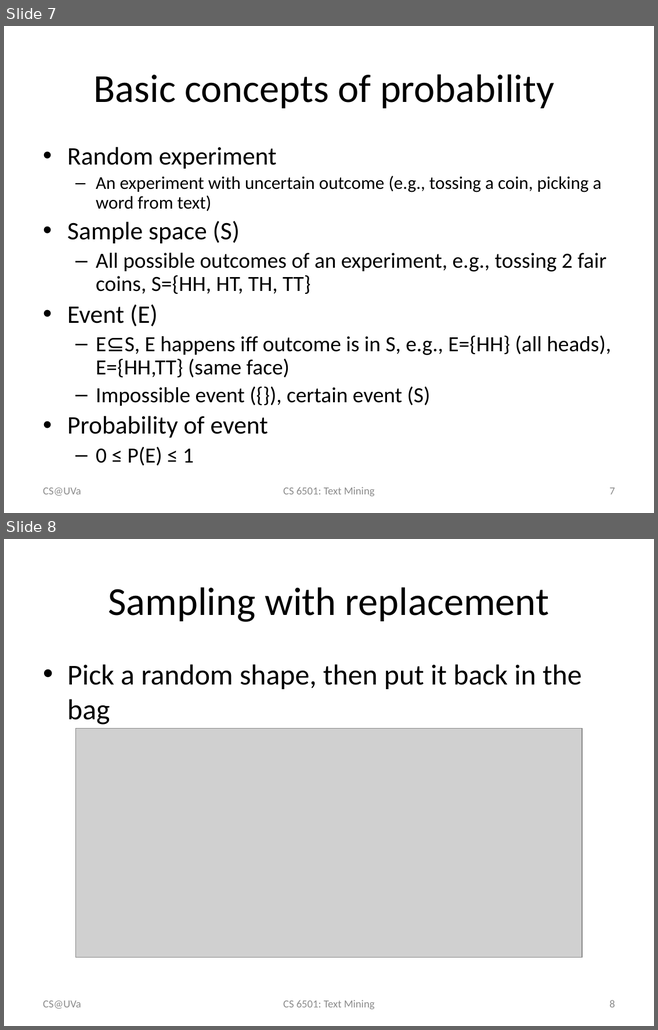
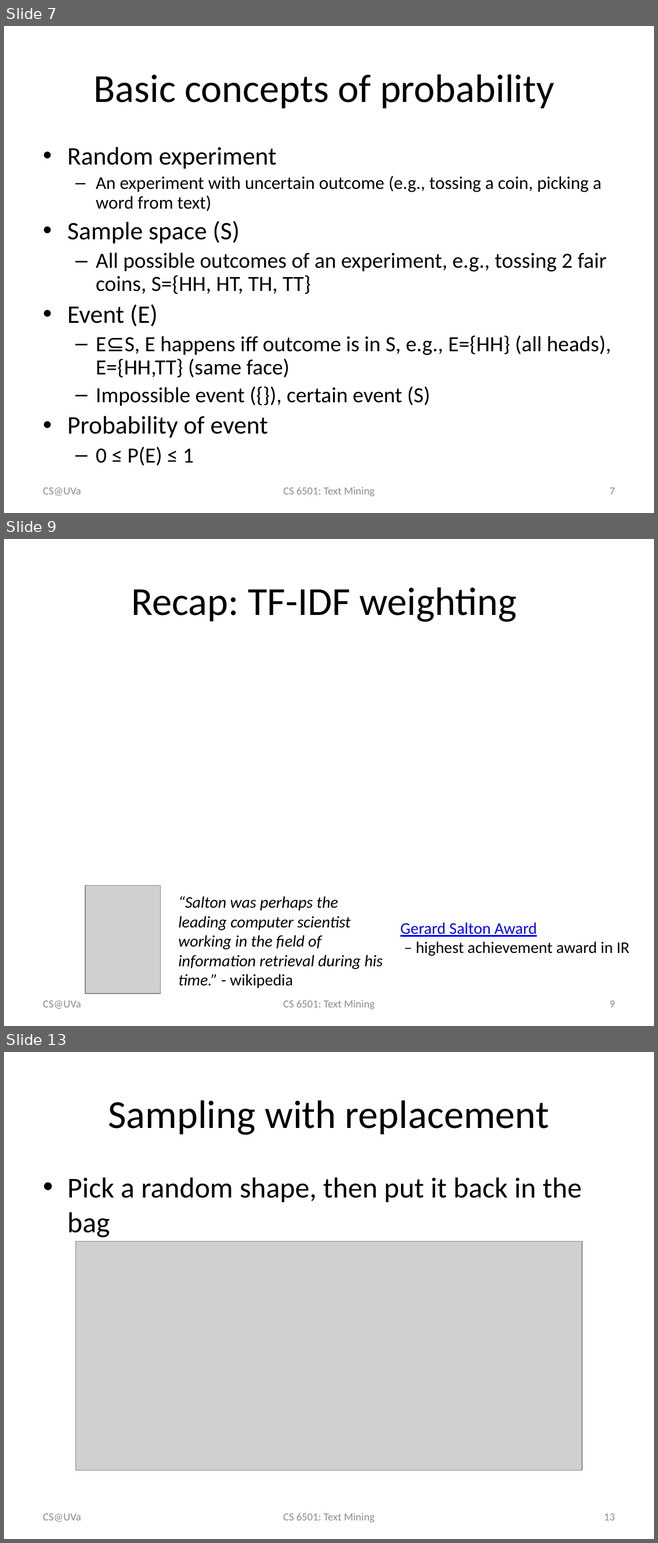
Before and after one commit to wang296/CS6501-Text-Mining, a slide deck: docs/Language Models.pptx. Shown one above the other, each under a label of ours: slides 7 and 8 before the commit, slides 7, 9 and 13 after it; the slides between them are not shown. The pictures are 658x1030 and 658x1543 pixels, drawn with LibreOffice and Linux fonts; fonts in the diff are those of the drawing; grey boxes stand for pictures. Boxes give left, top, right and bottom in pixels: in the first picture for what was removed or moved away, otherwise in the second. Text is boxed around its words. In the diff, an @@ line names an element or a change of style, - is before the commit and + after.

```diff
--- a/docs/Language Models.pptx
+++ b/docs/Language Models.pptx
@@ slide 9 added at (4,539,654,1026), background #FFFFFF @@
@@ title added at (132,587,517,622), 44 pt, text #000000 @@
+Recap: TF-IDF weighting
@@ picture added at (85,885,161,994) @@
@@ text added at (178,896,383,988), 18 pt, text #000000, italic @@
+“Salton was perhaps the leading computer scientist working in the field of information retrieval during his time.” - wikipedia
@@ text added at (400,922,629,956), 18 pt, text #000000 @@
+Gerard Salton Award
+– highest achievement award in IR
@@ text added at (43,1001,81,1009), 12 pt, text #8C8C8C @@
+CS@UVa
@@ text added at (283,1000,375,1009), 12 pt, text #8C8C8C @@
+CS 6501: Text Mining
@@ page number added at (609,1001,614,1008), 12 pt, text #8C8C8C @@
+9
@@ what was slide 8 is now slide 13 @@
@@ page number at (604,1514,615,1521): text changed @@
-8
+13
```
Also in this commit, not shown: 1 slide changed, 6 other slides added, 4 other files.
